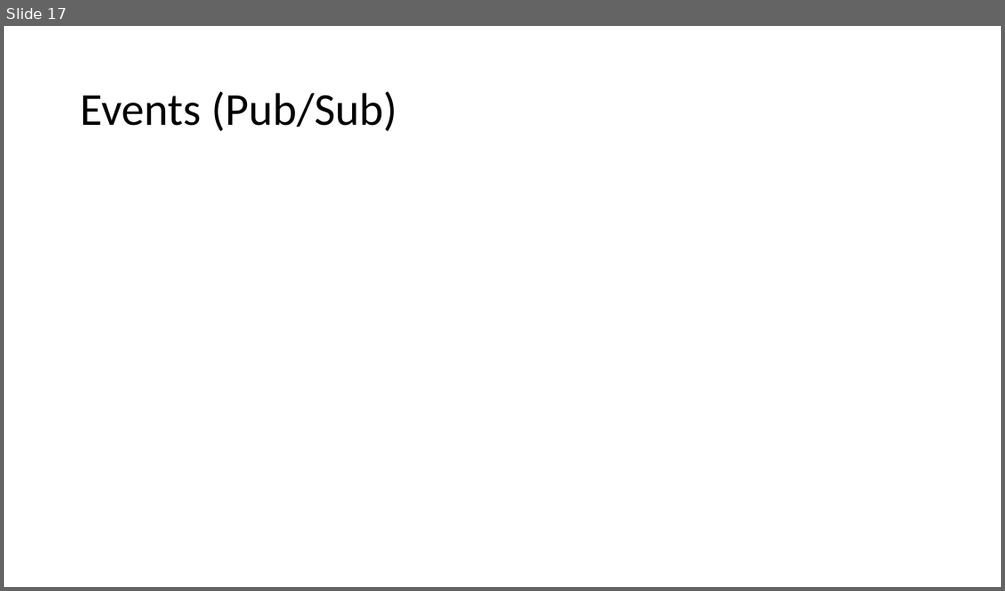
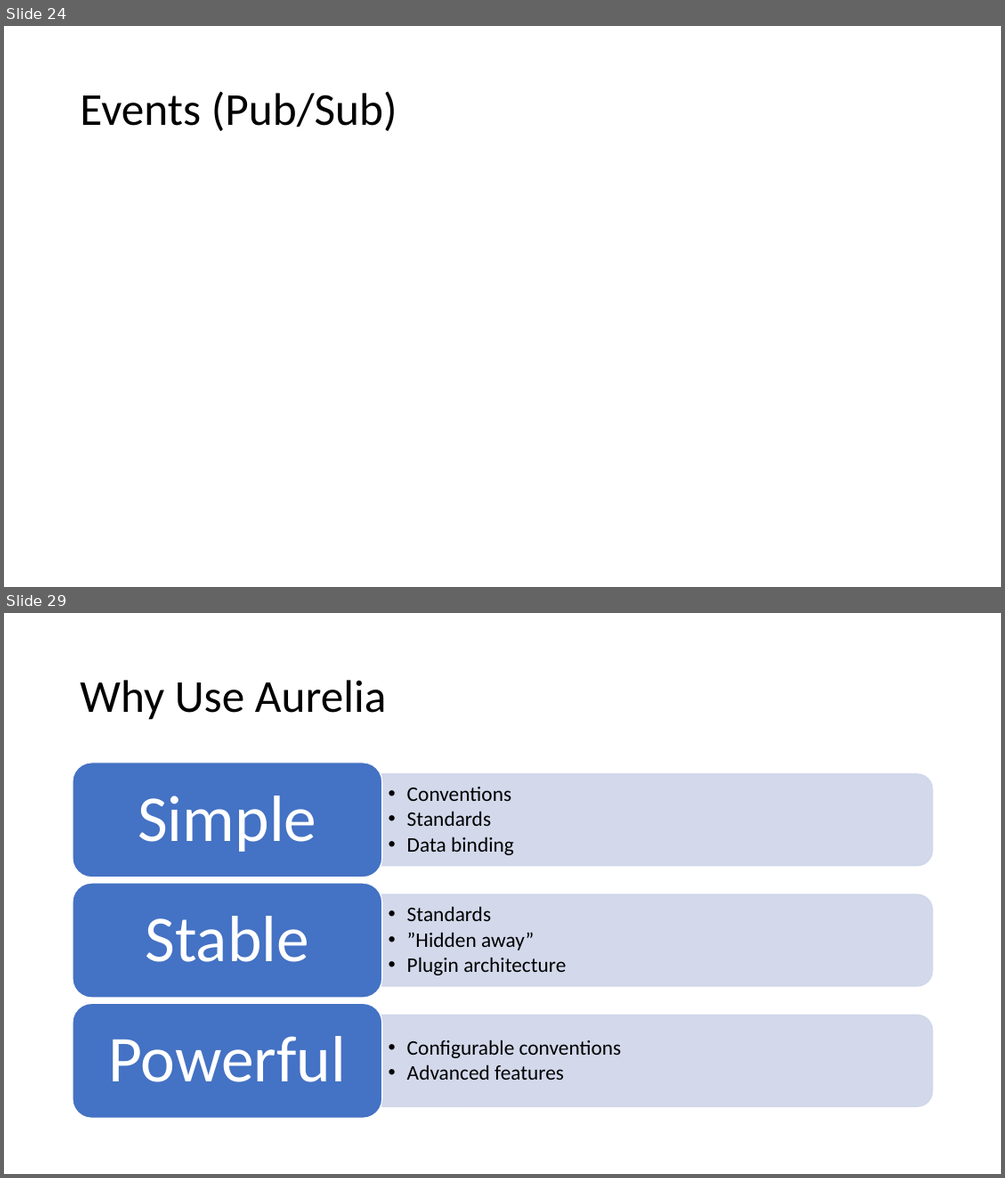
Before and after one commit to vuorinem/ADNUGTalk, a slide deck: Aurelia.pptm. Shown one above the other, each under a label of ours: slide 17 before the commit, slides 24 and 29 after it; the slides between them are not shown. The pictures are 1005x591 and 1005x1178 pixels, drawn with LibreOffice and Linux fonts; fonts in the diff are those of the drawing. Boxes give left, top, right and bottom in pixels: in the first picture for what was removed or moved away, otherwise in the second. Text is boxed around its words. In the diff, an @@ line names an element or a change of style, - is before the commit and + after.

```diff
--- a/Aurelia.pptm
+++ b/Aurelia.pptm
@@ slide 29 added at bbox=[4, 613, 1001, 1174], background #FFFFFF @@
@@ title added at bbox=[80, 680, 386, 720], 44 pt, text #000000 @@
+Why Use Aurelia
@@ group added at bbox=[73, 763, 932, 1118]: 6 texts, 3 round same rects, 3 rounded rectangles @@
+  • Conventions
+  • Standards
+  • Data binding
+Simple
+  • Standards
+  • ”Hidden away”
+  • Plugin architecture
+Stable
+  • Configurable conventions
+  • Advanced features
+Powerful
@@ what was slide 17 is now slide 24 @@
```
Also in this commit, not shown: 3 slides changed, 12 other slides added, 1 slide removed.
